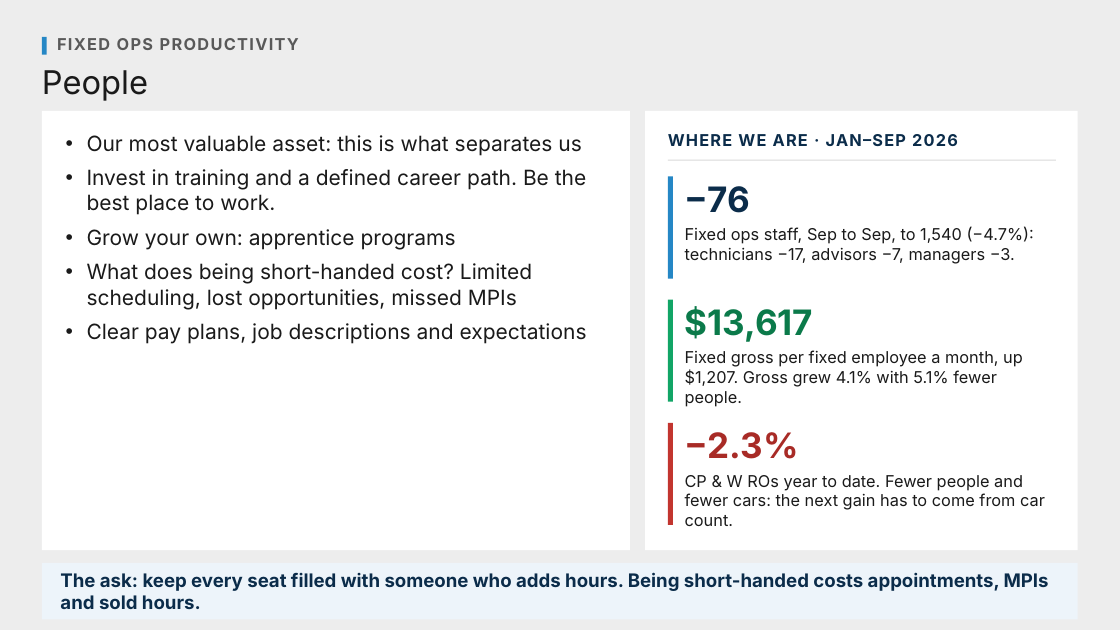
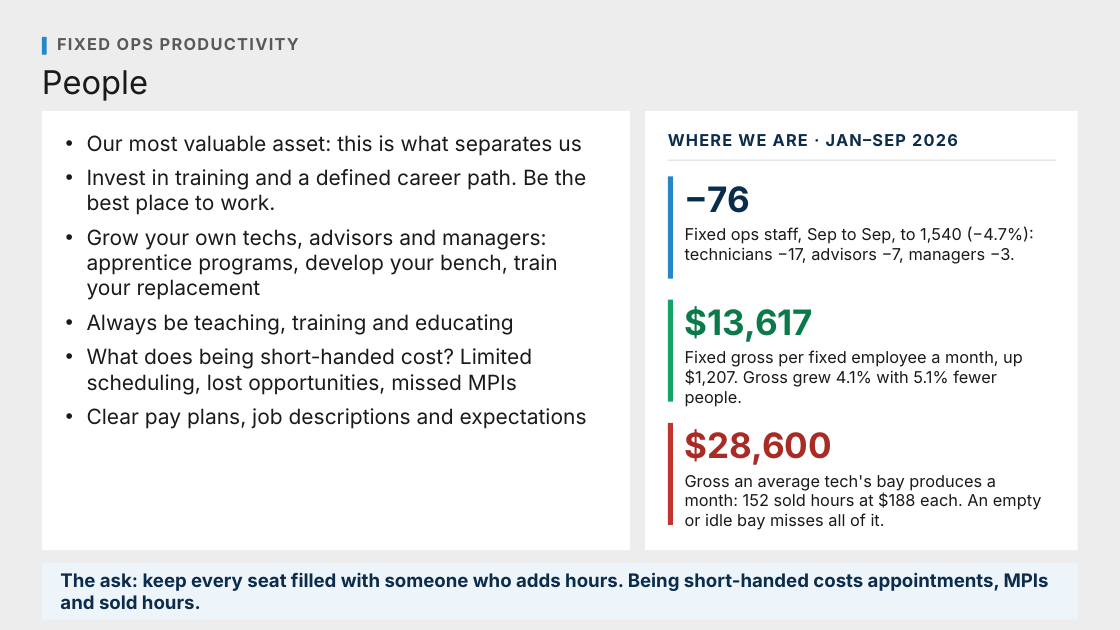
Before and after one commit to Ndresner/Noah, a slide deck: slide 11 of day2-deck/decks/Talking Points - Day 2.pptx. Drawn at 1120x630 pixels with LibreOffice and Linux fonts; fonts in the diff are those of the drawing. Boxes give left, top, right and bottom in pixels: in the first picture for what was removed or moved away, otherwise in the second. Text is boxed around its words. In the diff, an @@ line names an element or a change of style, - is before the commit and + after.

```diff
--- a/day2-deck/decks/Talking Points - Day 2.pptx
+++ b/day2-deck/decks/Talking Points - Day 2.pptx
@@ text at [87, 229, 558, 335]: text changed @@
-• Grow your own: apprentice programs
+• Grow your own techs, advisors and managers: apprentice programs, develop your bench, train your replacement
+• Always be teaching, training and educating
@@ text at [685, 429, 832, 465]: text changed @@
-−2.3%
+$28,600
@@ text at [685, 475, 1042, 530]: text changed @@
-CP & W ROs year to date. Fewer people and fewer cars: the next gain has to come from car count.
+Gross an average tech's bay produces a month: 152 sold hours at $188 each. An empty or idle bay misses all of it.
```
Also in this commit, not shown: 4 other slides changed, 17 other files.
